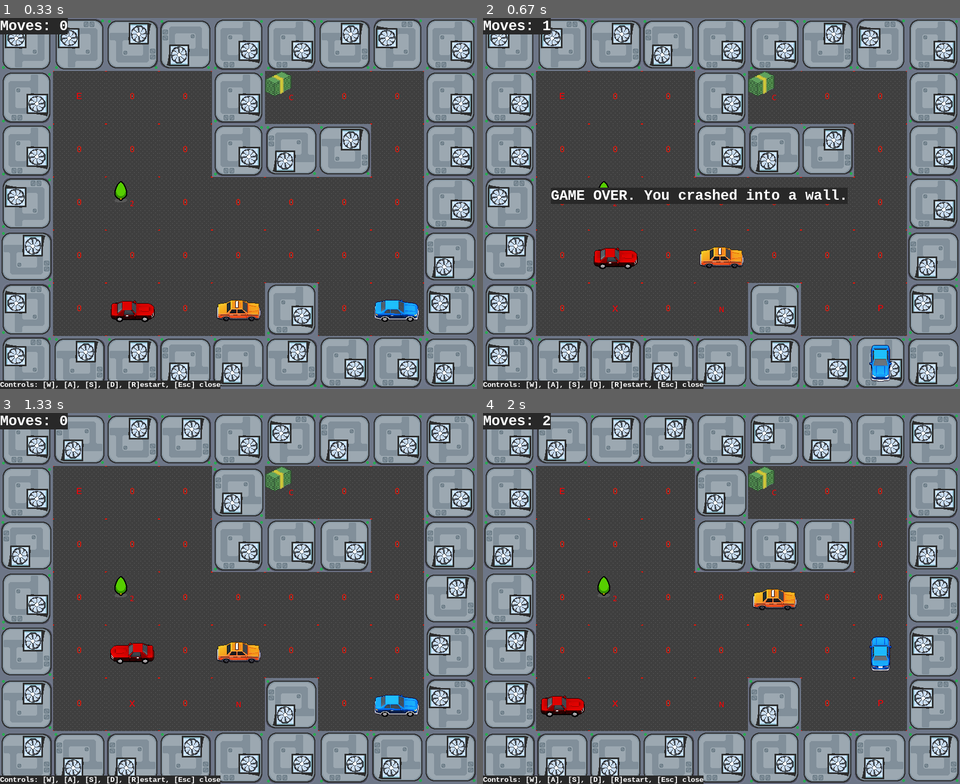
Above: before the commit, frames 1-4 (two rows, left to right).
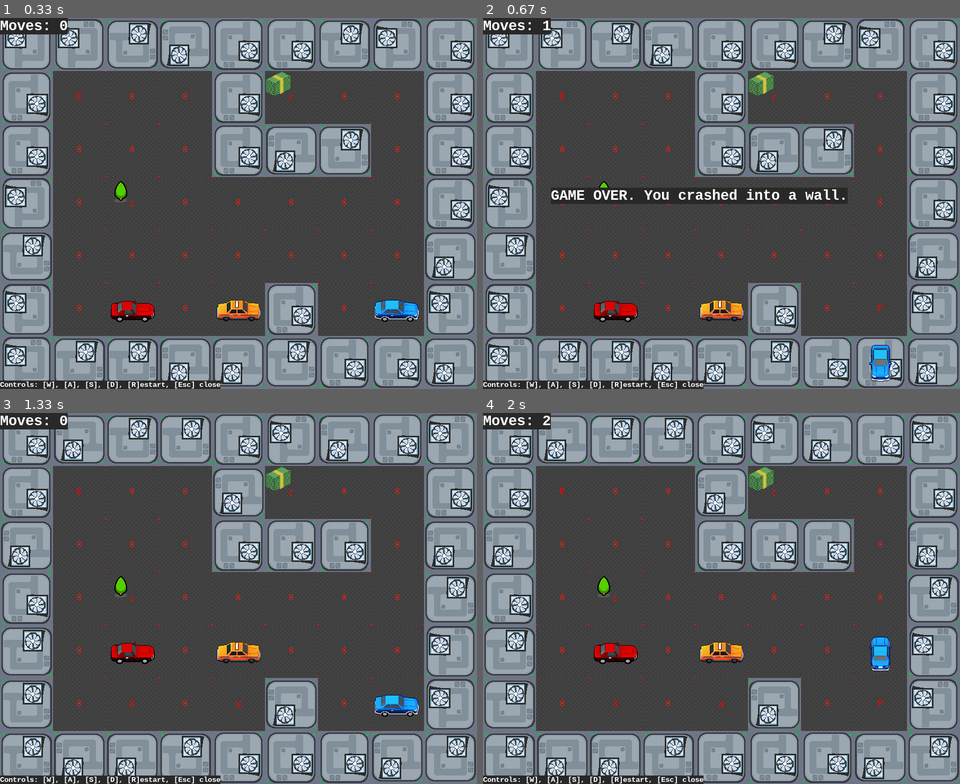
Above: after the commit, the same moments.

Repository: TOXYGENCY/2d_pygame
Game: pygame game, started from main.py
The game is run twice, just before and just after one commit, with the same random seed, the same clock (stepped at 60 frames per second) and the same inputs.
Inputs:
- Up to frame 1 (0.33 s): no input
- Up to frame 2 (0.67 s): tap S at 0.33 s
- Up to frame 3 (1.33 s): tap R at 0.67 s; tap Enter at 1.1 s
- Up to frame 4 (2 s): hold Up from 1.63 s (still down)

Frame 1 is identical in both runs. In frame 2, 1.6% of the frame differs, in the area x 23-55%, y 61-82%; in frame 3, 0.3%; in frame 4, 1.6%.

Commit message:
фикс передвижения сущностей (!!!) и фикс спрайтов (!!)

Diff:
--- a/entities.py
+++ b/entities.py
@@ -86,6 +86,7 @@
         self.tile = tile
         self.sprite_set = None
         self.next_tile = None
+        self.next_direction = (0, 0)
 
     # Изменение спрайта для сущности
     def change_sprite(self, key: str):
@@ -101,6 +102,8 @@
 
     # Изменение спрайта сущности в зависимости от СЛЕДУЮЩЕГО направления
     def set_next_direction_sprite(self, next_direction):
+        print(f"{self.type_code} next_direction = {next_direction}")
+        self.next_direction = next_direction
         if next_direction == (0, -1):
             self.change_sprite("UP")
         elif next_direction == (0, 1):
@@ -259,27 +262,32 @@
             )
             i += 1
 
-        entity.set_next_direction_sprite(next_direction2)
-        return next_tile, next_tile2
+        return next_tile, next_tile2, next_direction, next_direction2
 
     # Переместить сущность. direction: (x, y)
     def move_entity(
         self,
         entity: Entity,
     ):
-        # определяем
+        # определяем текущую клетку
         this_tile = self.get_tile(entity.tile.x, entity.tile.y)
 
+        # если уже определена след. клетка - используем
         if entity.next_tile:
             next_tile = entity.next_tile
-            next_tile2 = None
-        else:
-            next_tile, next_tile2 = self.calc_next_tiles(entity, this_tile)
+            next_tile2, _, entity.next_direction, _ = self.calc_next_tiles(
+                entity, next_tile
+            )
+        else:
+            next_tile, next_tile2, _, entity.next_direction = (
+                self.calc_next_tiles(entity, this_tile)
+            )
 
         this_tile.clear_entity()
         next_tile.assign_entity(entity)
         entity.tile = next_tile
         entity.next_tile = next_tile2
+        entity.set_next_direction_sprite(entity.next_direction)
 
     # перемещение игрока. direction: (x, y) но с перевернутым y
     def move_player(self, direction: tuple[int, int]):
--- a/vars.py
+++ b/vars.py
@@ -12,7 +12,7 @@
 
 DEFAULT_TICK_RATE = 6
 # ENTITY_MOVE_RATE = DEFAULT_TICK_RATE * 0.5
-ENTITY_MOVE_RATE = 1
+ENTITY_MOVE_RATE = 6
 entity_move_timer = 0
 tick_rate = DEFAULT_TICK_RATE
 
